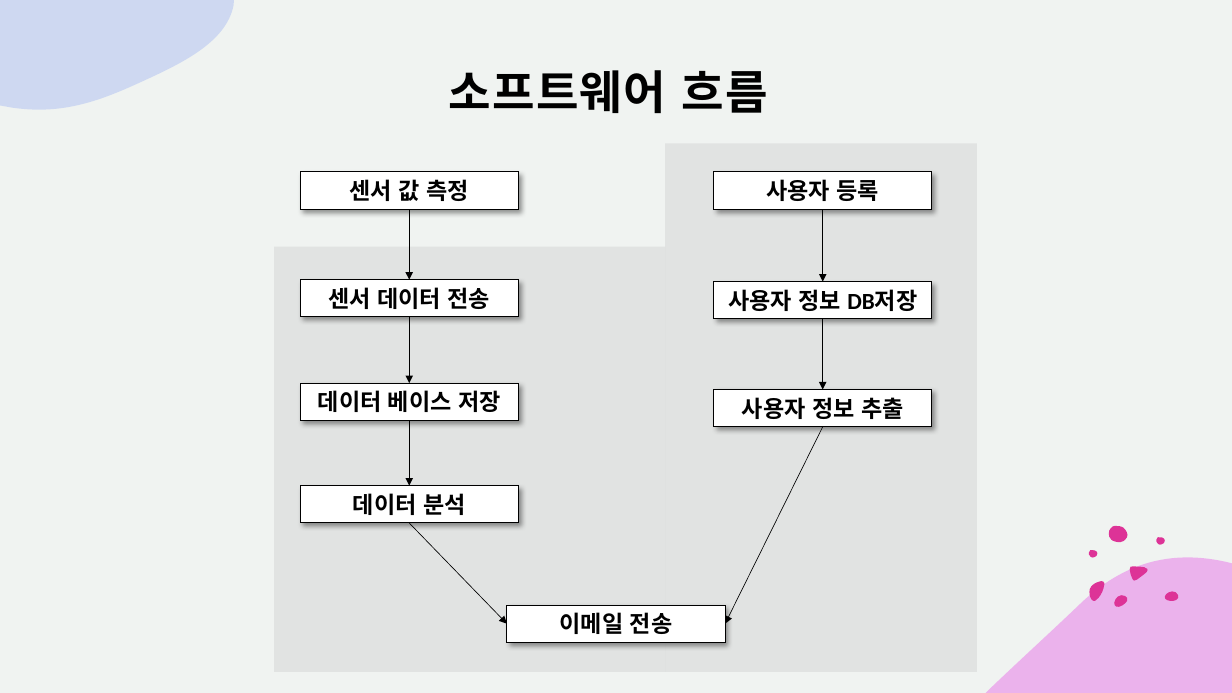
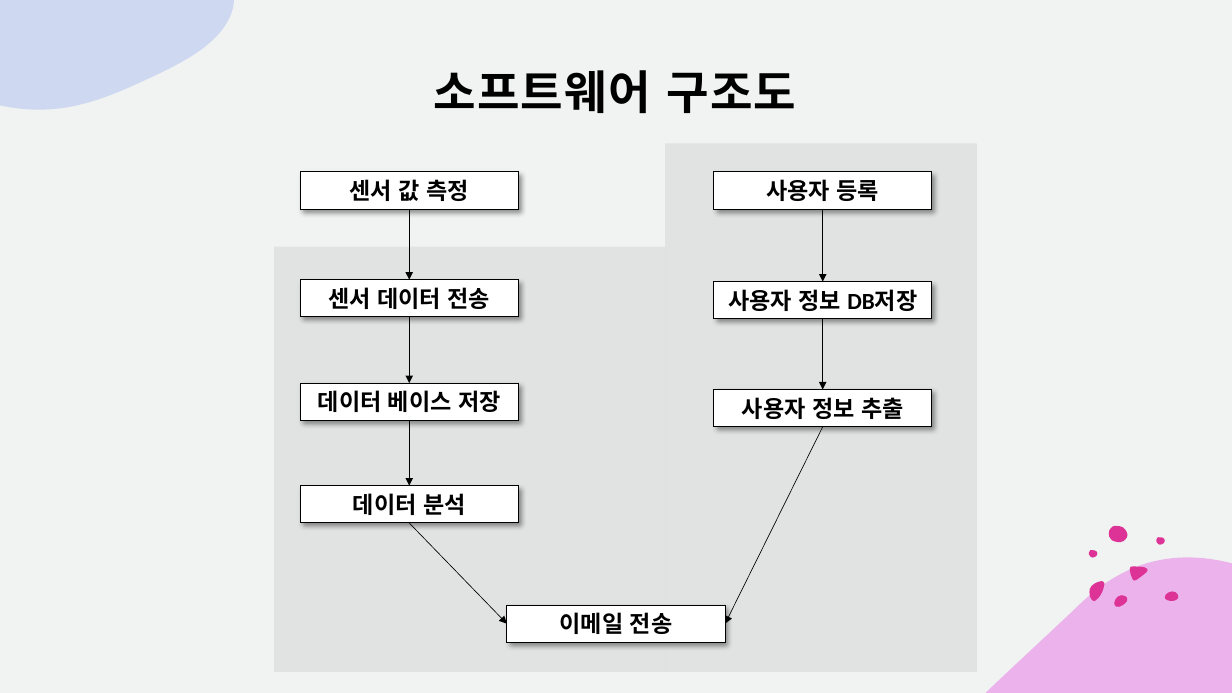
Before and after one commit to ssoonyoi/project, a slide deck: slide 5 of doc/프레젠테이션1.pptx (slide 3 before the commit). Drawn at 1232x693 pixels with LibreOffice and Linux fonts; fonts in the diff are those of the drawing. Boxes give left, top, right and bottom in pixels: in the first picture for what was removed or moved away, otherwise in the second. Text is boxed around its words. In the diff, an @@ line names an element or a change of style, - is before the commit and + after.

```diff
--- a/doc/프레젠테이션1.pptx
+++ b/doc/프레젠테이션1.pptx
@@ text at [434, 70, 796, 113]: text changed @@
-소프트웨어 흐름
+소프트웨어 구조도
```
Also in this commit, not shown: 4 other slides changed, 4 slides added.
